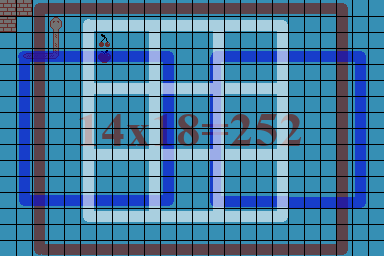
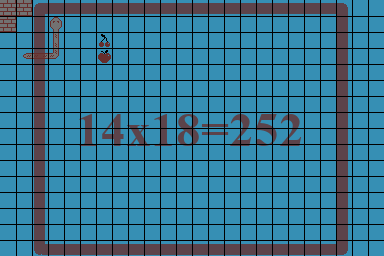
Comparing the layer stacks of the two 384 x 256 images. Changes:
removed layer "sudoku" (was 57%) over box(83, 19, 288, 222)
removed layer "morboy" (was 57%) over box(18, 51, 366, 208)
